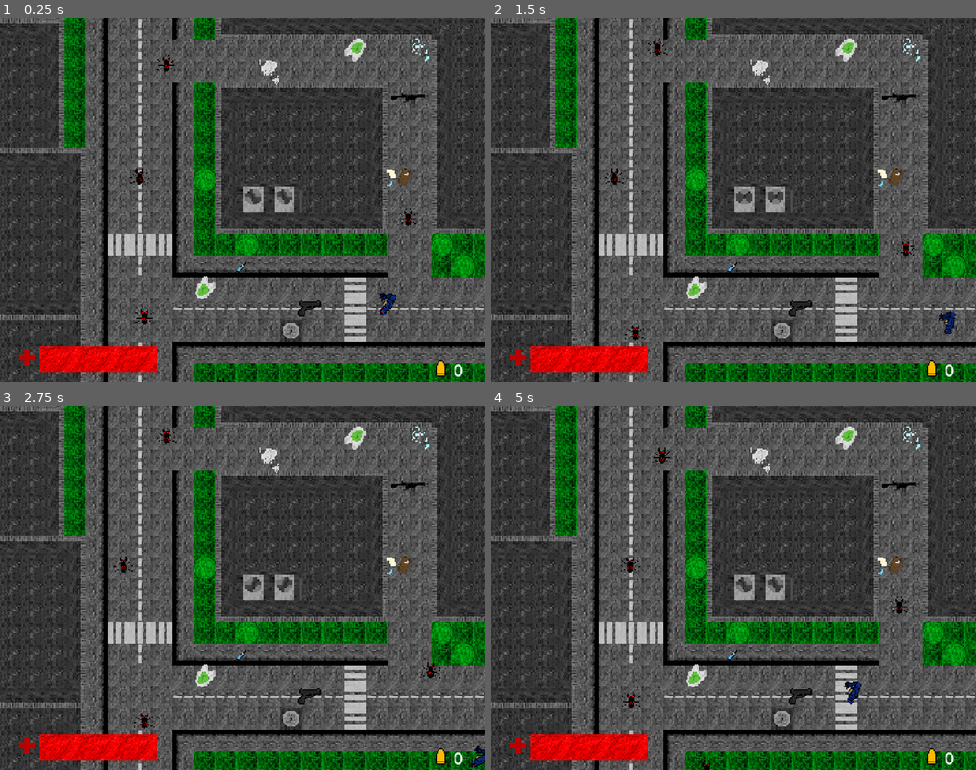
Above: before the commit, frames 1-4 (two rows, left to right).
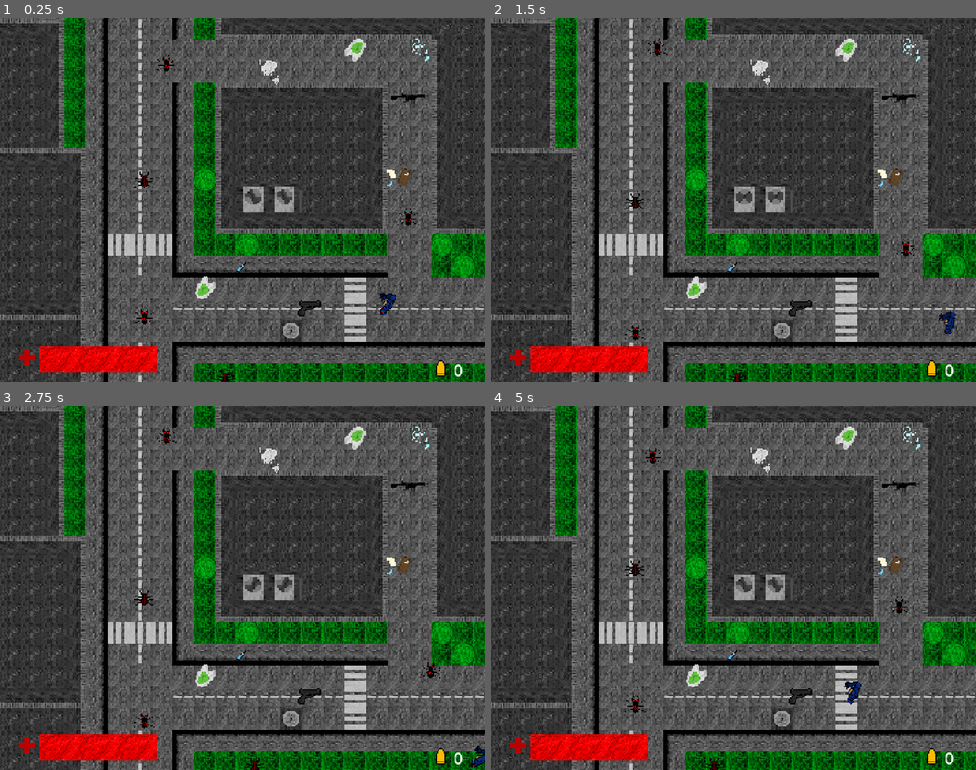
Above: after the commit, the same moments.

Repository: vladydad/Invasion_godot
Game: Godot game, scene res://level2.tscn
Two runs of this game, one before a commit and one after it. Both use one fixed random seed, a clock stepped at 60 frames per second and the inputs below. This scene is started directly instead of the project's main scene.
Inputs (mouse positions are in pixels of both pictures, inside the frame that each line leads up to):
- Up to frame 1 (0.25 s): no input
- Up to frame 2 (1.5 s): tap Enter at 0.5 s; move the mouse to (840, 181) at 0.52 s; press the mouse at (840, 181) at 0.53 s; hold Right (ui_right) 0.53-1.28 s; move the mouse to (636, 218) at 1.27 s; release the mouse at (636, 218) at 1.28 s; hold Down (ui_down) from 1.28 s (still down); tap V (Silencer) at 1.35 s
- Up to frame 3 (2.75 s): move the mouse to (291, 507) at 2.02 s; release Down (ui_down) at 2.03 s; press the mouse at (291, 507) at 2.03 s; hold Right (ui_right) from 2.03 s (still down)
- Up to frame 4 (5 s): move the mouse to (709, 660) at 2.77 s; release Right (ui_right) at 2.78 s; release the mouse at (709, 660) at 2.78 s; hold Up (ui_up) 2.78-3.53 s; tap V (Silencer) at 2.85, 4.35 s; click (709, 660) at 2.92 s; move the mouse to (879, 642) at 3.52 s; press the mouse at (879, 642) at 3.53 s; hold Left (ui_left) from 3.53 s (still down); move the mouse to (588, 533) at 4.27 s; release the mouse at (588, 533) at 4.28 s

The runs differ from the first frame. In frame 1, 0.1% of the frame differs, in the area x 26-49%, y 41-100%; in frame 2, 0.2%; in frame 3, 0.2%; in frame 4, 0.4%, in the area x 26-49%, y 11-100%.

Commit message:
!!!!!!!!!!!

Diff:
--- a/invasion/level2.tscn
+++ b/invasion/level2.tscn
@@ -6,6 +6,7 @@
 [ext_resource type="Texture2D" uid="uid://bkjfawpatp8f4" path="res://map/rooftop+litt extra vei pynt.png" id="2_6q4t8"]
 [ext_resource type="Texture2D" uid="uid://cje1mhe5b65s5" path="res://icons/healthbarlong.png" id="2_jifot"]
 [ext_resource type="Texture2D" uid="uid://p3e1sqrprqed" path="res://icons/healthbarredlong.png" id="3_3opl0"]
+[ext_resource type="PackedScene" uid="uid://b5us6ysl6qk3v" path="res://enemy_2.tscn" id="3_4k5bj"]
 [ext_resource type="PackedScene" uid="uid://b6wccn5pqjcst" path="res://player.tscn" id="3_6q4t8"]
 [ext_resource type="Texture2D" uid="uid://cc6i4snu8kjoq" path="res://icons/adrenlalin overlay.png" id="4_dc5vx"]
 [ext_resource type="Texture2D" uid="uid://c1yjefjefgnpu" path="res://map/tak.png" id="4_r6vdu"]
@@ -217,6 +218,7 @@
 [node name="Node2D" type="Node2D" unique_id=1200433817]
 script = ExtResource("1_8tcn8")
 npc_scene = ExtResource("2_4ou0f")
+npc_shoot = ExtResource("3_4k5bj")
 
 [node name="TileMapLayer" type="TileMapLayer" parent="." unique_id=220356519]
 scale = Vector2(4, 4)
--- a/invasion/level_2.gd
+++ b/invasion/level_2.gd
@@ -1,6 +1,8 @@
 extends Node2D
 
 @export var npc_scene: PackedScene
+
+@export var npc_shoot: PackedScene
 
 var npc1
 var npc2
@@ -24,11 +26,11 @@
 	npc3.global_position = $spawner3.global_position
 	get_tree().current_scene.add_child(npc3)
 
-	npc4 = npc_scene.instantiate()
+	npc4 = npc_shoot.instantiate()
 	npc4.global_position = $spawner4.global_position
 	get_tree().current_scene.add_child(npc4)
 
-	npc5 = npc_scene.instantiate()
+	npc5 = npc_shoot.instantiate()
 	npc5.global_position = $spawner5.global_position
 	get_tree().current_scene.add_child(npc5)
 
